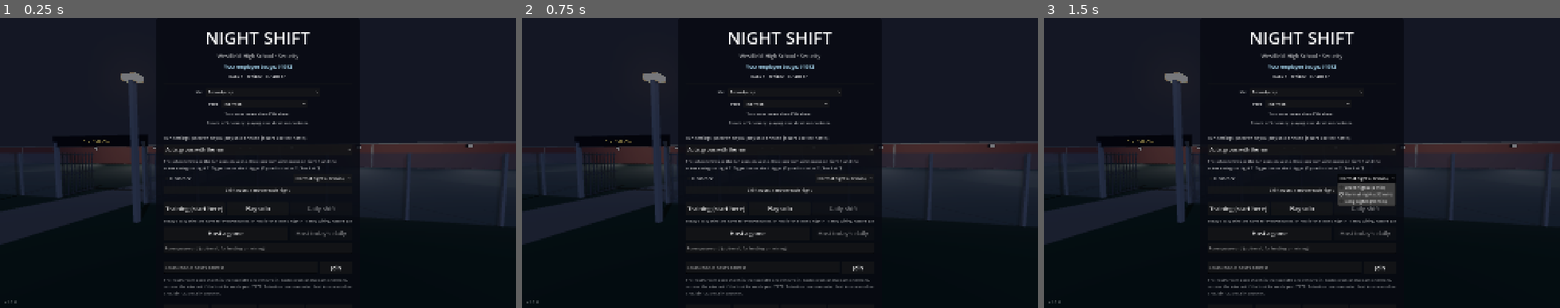
Above: before the commit, frames 1-3 (left to right).
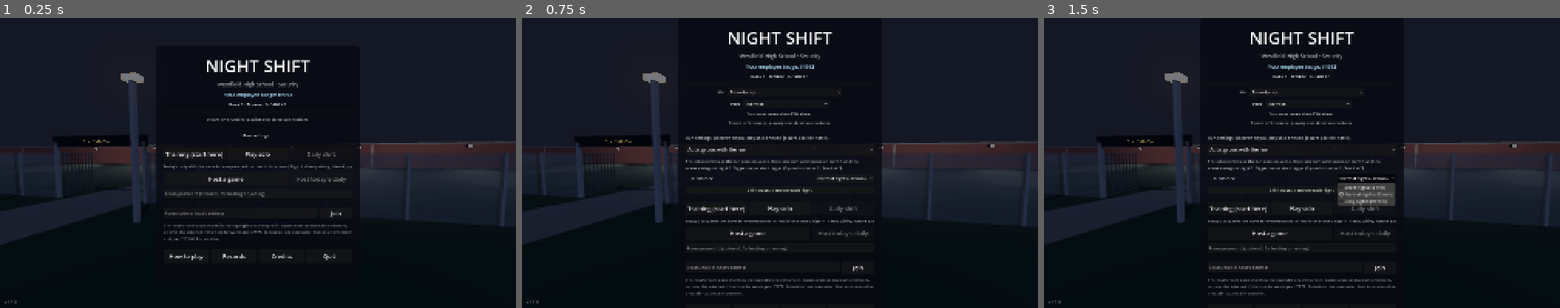
Above: after the commit, the same moments.

Repository: Travis700/Game
Game: Godot game, scene res://scenes/main.tscn
The game is run twice, just before and just after one commit, with the same random seed, the same clock (stepped at 60 frames per second) and the same inputs.
Inputs (mouse positions are in pixels of both pictures, inside the frame that each line leads up to):
- Up to frame 1 (0.25 s): no input
- Up to frame 2 (0.75 s): click (780, 136) at 0.5 s, where only the run after the commit has a clickable "Run settings..."
- Up to frame 3 (1.5 s): click "Normal nights (12 min)" at 1.25 s

The runs differ from the first frame. In frame 1, 5.5% of the frame differs, in the area x 31-69%, y 4-96%; in frame 2, nothing differs; in frame 3, nothing differs.

Commit message:
Menu: a new guard sees the essentials, with run settings behind a button until training's done
Co-Authored-By: Claude Opus 5.5 <noreply@anthropic.com>
Claude-Session: https://claude.ai/code/session_015YKvNgaJwTwAVL8wj2PRTQ

Diff:
--- a/scripts/menu.gd
+++ b/scripts/menu.gd
@@ -144,7 +144,27 @@
 	column.add_child(_steam_label)
 
 	column.add_child(_spacer(10))
-	_add_run_options(column)
+	var run_box := VBoxContainer.new()
+	run_box.add_theme_constant_override("separation", 12)
+	_add_run_options(run_box)
+	column.add_child(run_box)
+	# A brand-new guard sees the essentials: the run settings (and the hat and perk, which have
+	# only one choice so far) wait behind a button until the training's done.
+	if not Profile.training_done:
+		run_box.visible = false
+		hat_row.visible = false
+		perk_row.visible = false
+		_perk_text.visible = false
+		var more := Button.new()
+		more.text = "Run settings..."
+		more.flat = true
+		more.pressed.connect(func() -> void:
+			run_box.visible = true
+			hat_row.visible = true
+			perk_row.visible = true
+			_perk_text.visible = true
+			more.visible = false)
+		column.add_child(more)
 	column.add_child(_spacer(6))
 	var play_row := HBoxContainer.new()
 	play_row.add_theme_constant_override("separation", 8)
